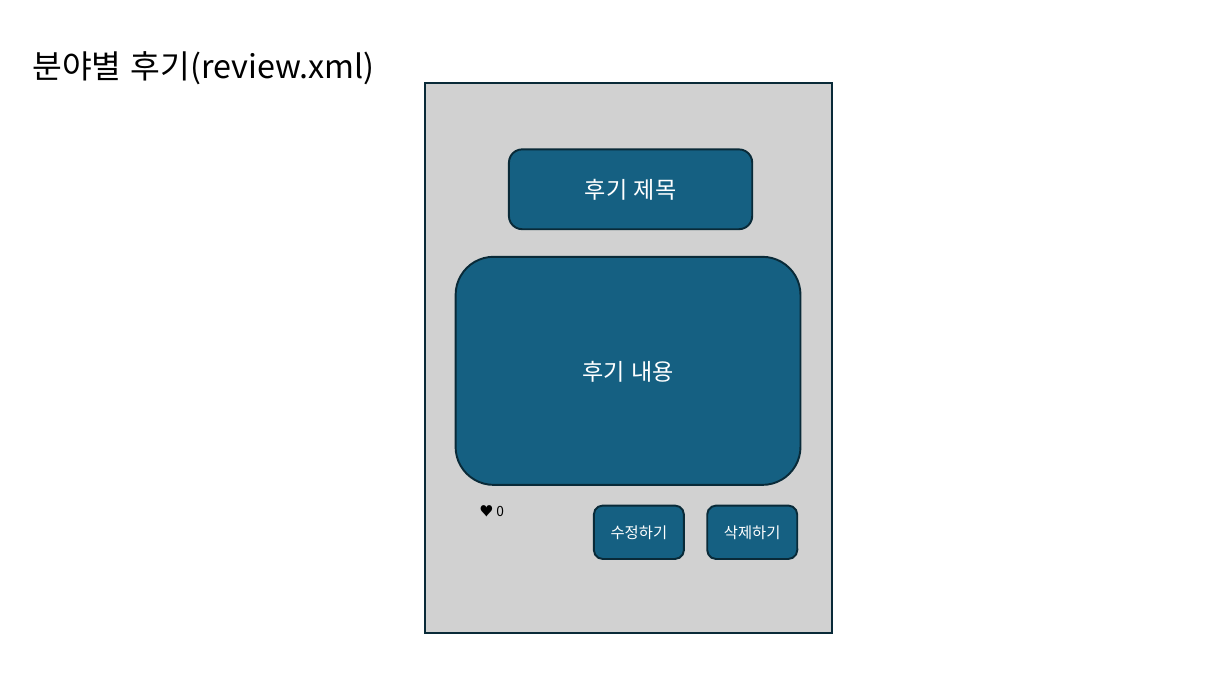
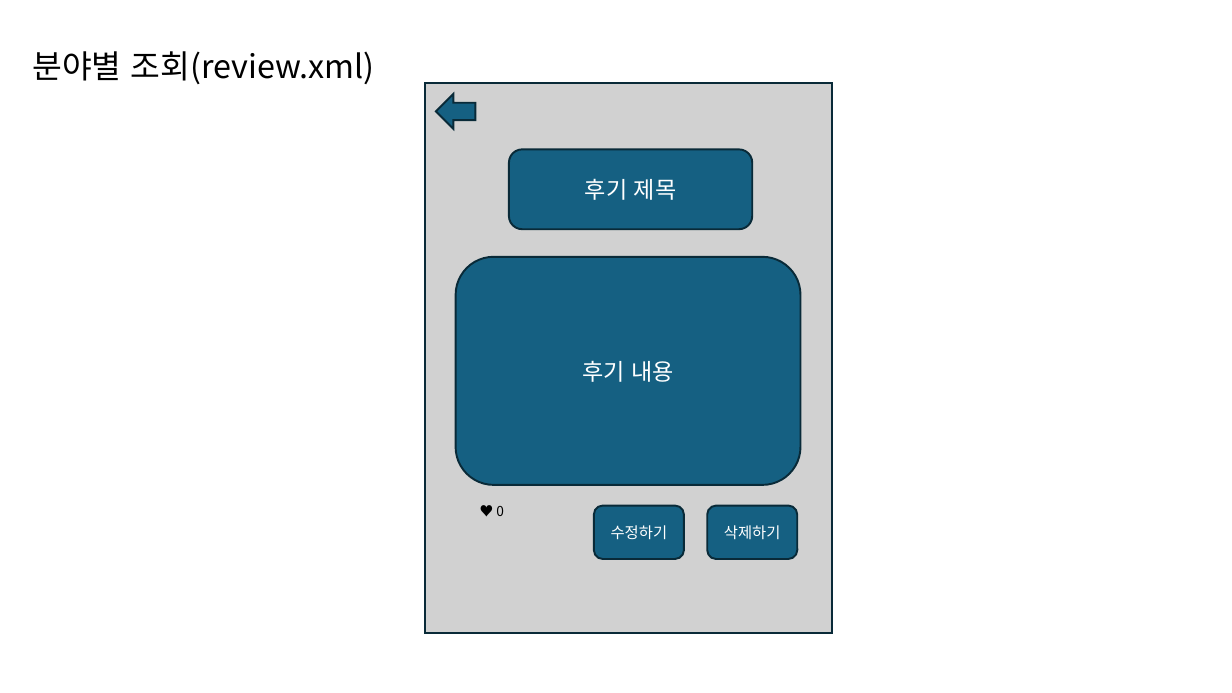
Before and after one commit to KIMSMING/AICO, a slide deck: slide 14 of 설계서/에코 화면 설계서0401.pptx (slide 11 before the commit). Drawn at 1232x693 pixels with LibreOffice and Linux fonts; fonts in the diff are those of the drawing. Boxes give left, top, right and bottom in pixels: in the first picture for what was removed or moved away, otherwise in the second. Text is boxed around its words. In the diff, an @@ line names an element or a change of style, - is before the commit and + after.

```diff
--- a/설계서/에코 화면 설계서0401.pptx
+++ b/설계서/에코 화면 설계서0401.pptx
@@ title at [32, 51, 375, 84]: text changed @@
-분야별 후기(review.xml)
+분야별 조회(review.xml)
@@ left arrow added at [436, 94, 476, 129], fill #156082, outline #092A39 1.5 pt @@
```
Also in this commit, not shown: 1 other slide changed, 5 slides added.
